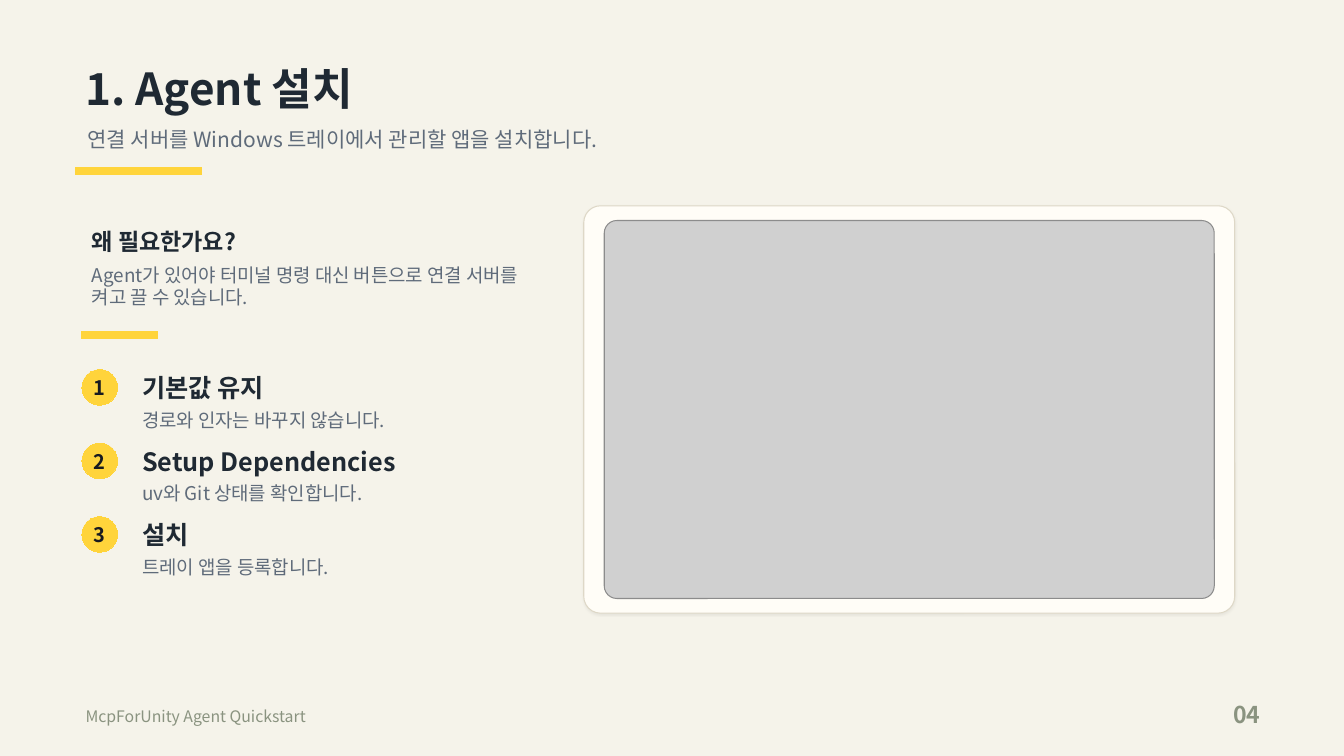
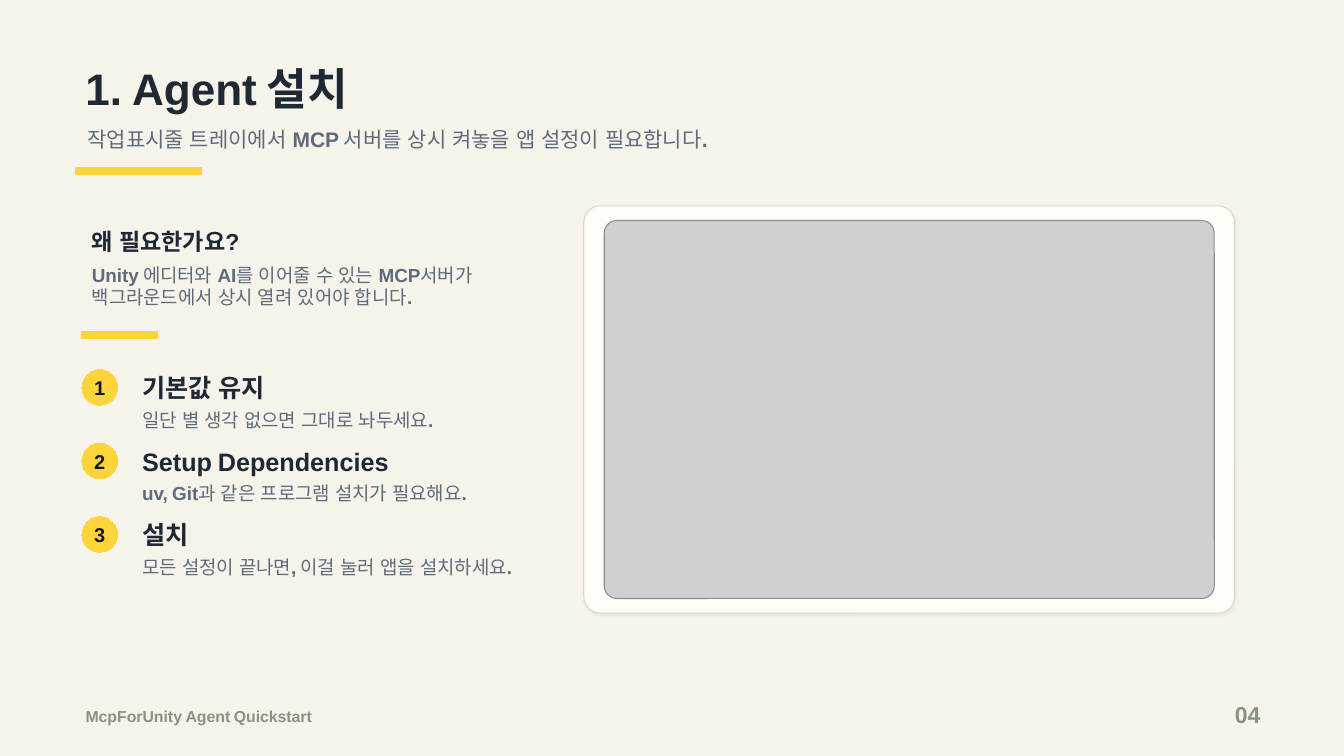
Before and after one commit to c0sogi/mcp-for-unity-agent, a slide deck: slide 3 of docs/McpForUnityAgent-quickstart-ko.pptx (slide 4 before the commit). Drawn at 1344x756 pixels with LibreOffice and Linux fonts; fonts in the diff are those of the drawing; grey boxes stand for pictures. Boxes give left, top, right and bottom in pixels: in the first picture for what was removed or moved away, otherwise in the second. Text is boxed around its words. In the diff, an @@ line names an element or a change of style, - is before the commit and + after.

Commit message:
Use manually adjusted quickstart deck

```diff
--- a/docs/McpForUnityAgent-quickstart-ko.pptx
+++ b/docs/McpForUnityAgent-quickstart-ko.pptx
@@ text "1. Agent 설치" at (85,68,348,114): font Noto Sans CJK KR to Arial in "1. Agent" @@
@@ text at (88,129,708,149): text changed @@
-연결 서버를 Windows 트레이에서 관리할 앱을 설치합니다.
+작업표시줄 트레이에서 MCP 서버를 상시 켜놓을 앱 설정이 필요합니다.
@@ text "왜 필요한가요?" at (92,230,239,252): font Noto Sans CJK KR to Arial in "필요한가요?" @@
@@ text at (92,266,473,306): text changed @@
-Agent가 있어야 터미널 명령 대신 버튼으로 연결 서버를 켜고 끌 수 있습니다.
+Unity 에디터와 AI를 이어줄 수 있는 MCP서버가 백그라운드에서 상시 열려 있어야 합니다.
@@ text at (142,411,434,429): text changed @@
-경로와 인자는 바꾸지 않습니다.
+일단 별 생각 없으면 그대로 놔두세요.
@@ text at (142,484,467,503): text changed @@
-uv와 Git 상태를 확인합니다.
+uv, Git과 같은 프로그램 설치가 필요해요.
@@ text at (142,558,512,577): text changed @@
-트레이 앱을 등록합니다.
+모든 설정이 끝나면, 이걸 눌러 앱을 설치하세요.
@@ text "McpForUnity Agent Quickstart" at (86,710,312,725): font Noto Sans CJK KR to Arial, bold on @@
@@ font Noto Sans CJK KR to Arial in 5 elements at (94,381,105,395), (94,455,105,469), (142,452,389,476), (94,528,105,543), (1235,707,1261,723) @@
```
Also in this commit, not shown: 6 other slides changed, 1 slide removed, 2 other files.
